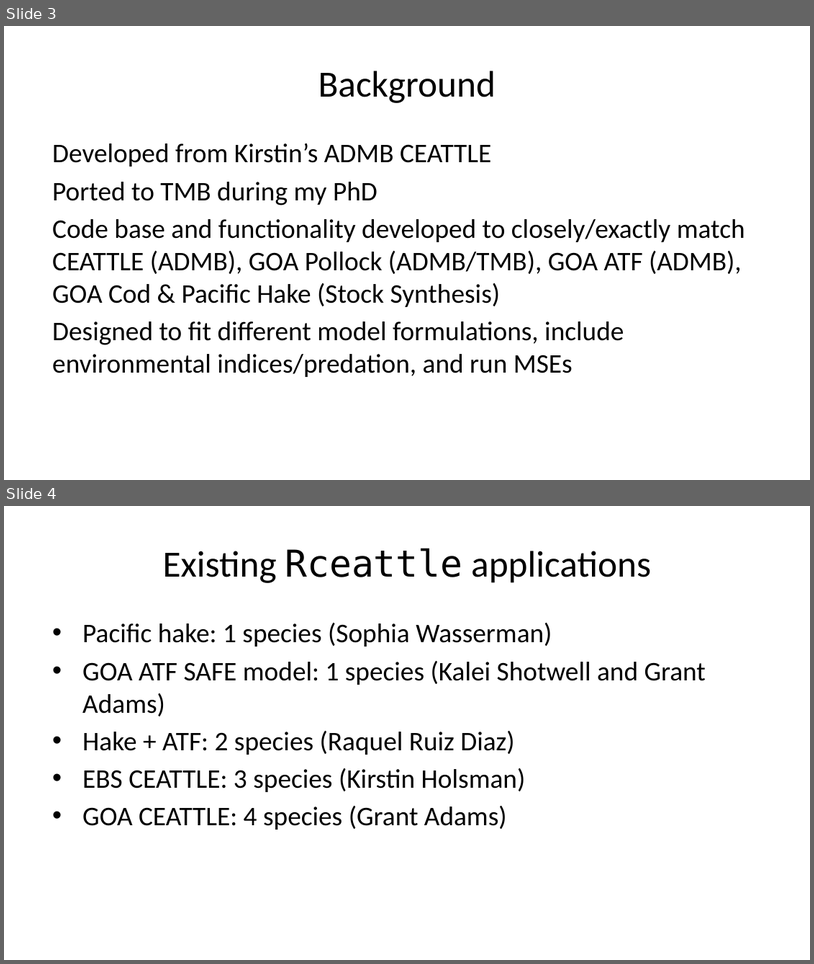
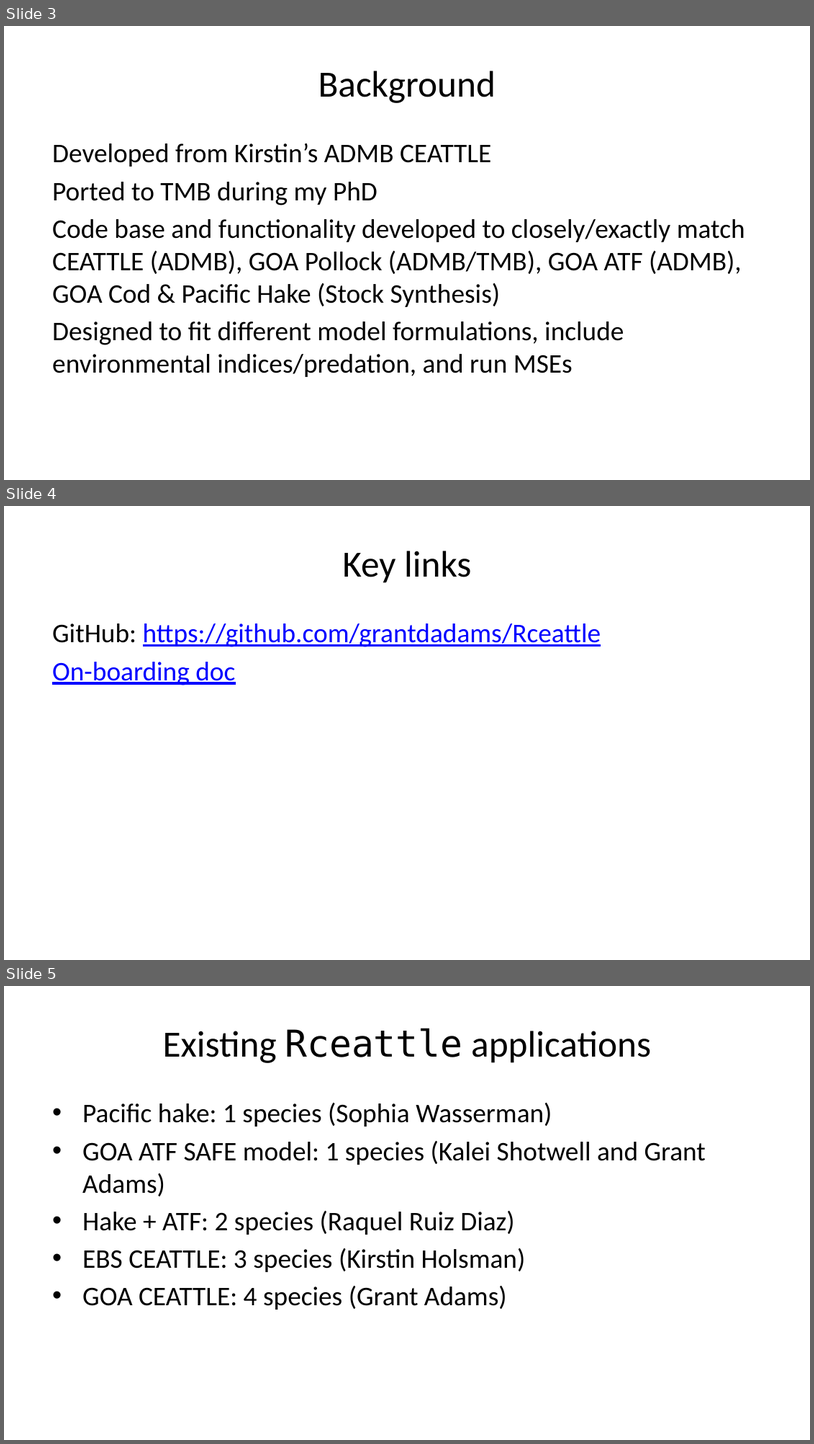
Before and after one commit to grantdadams/Rceattle, a slide deck: vignettes/Rceattle overview 4_17_2025.pptx. Shown one above the other, each under a label of ours: slides 3 and 4 before the commit, slides 3, 4 and 5 after it. The pictures are 814x964 and 814x1444 pixels, drawn with LibreOffice and Linux fonts; fonts in the diff are those of the drawing. Boxes give left, top, right and bottom in pixels: in the first picture for what was removed or moved away, otherwise in the second. Text is boxed around its words. In the diff, an @@ line names an element or a change of style, - is before the commit and + after.

```diff
--- a/vignettes/Rceattle overview 4_17_2025.pptx
+++ b/vignettes/Rceattle overview 4_17_2025.pptx
@@ slide 4 added at (4,506,810,960), background #FFFFFF @@
@@ title added at (342,551,471,583), 33 pt, text #000000 @@
+Key links
@@ text added at (52,623,601,685), 24 pt, text #0000FF, underline @@
+GitHub: https://github.com/grantdadams/Rceattle
+On-boarding doc
@@ what was slide 4 is now slide 5 @@
```
Also in this commit, not shown: 1 slide changed, 2 other slides added, 1 slide removed, 12 other files.
